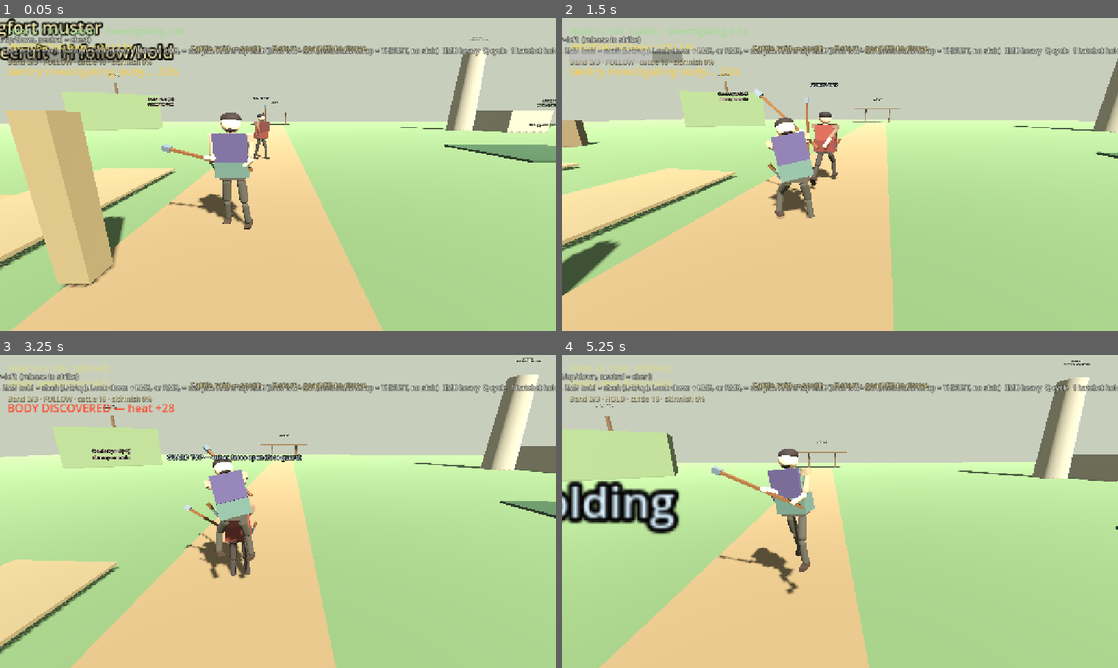
Above: before the commit, frames 1-4 (two rows, left to right).
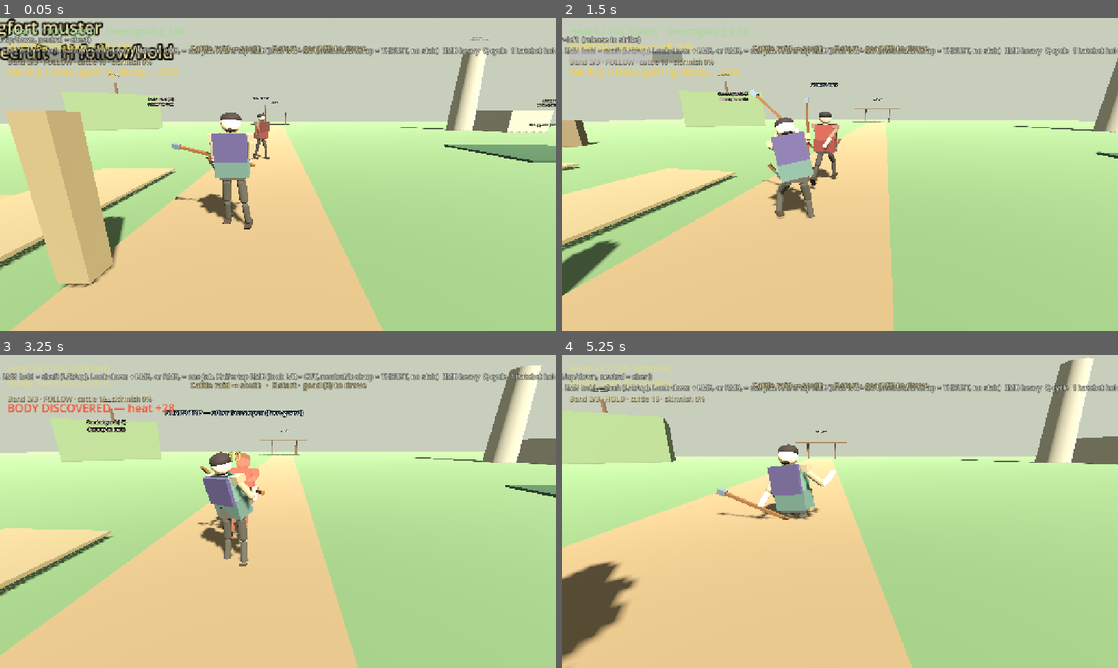
Above: after the commit, the same moments.

Repository: fortins4/devPlayground
Game: Godot game, scene res://scenes/main/main.tscn
Same seed, same stepped clock (60 frames per second), same inputs: the game is played once before the commit and once after it.
Inputs (mouse positions are in pixels of both pictures, inside the frame that each line leads up to):
- Up to frame 1 (0.05 s): no input
- Up to frame 2 (1.5 s): tap Enter at 0.5 s; move the mouse to (867, 174) at 0.52 s; hold Right mouse button (attack_heavy) 0.53-1.28 s; hold W (move_forward) from 0.53 s (still down); tap Space (jump) at 0.77 s; click (867, 174) at 0.8 s; move the mouse to (812, 174) at 1.27 s; click (812, 174) at 1.35 s
- Up to frame 3 (3.25 s): keep holding W (move_forward); tap Space (jump) at 1.52, 3.02 s; tap Shift (sprint) at 1.55 s; move the mouse to (289, 505) at 2.02 s; hold Shift (sprint) 2.03-2.78 s; right-click (289, 505) at 2.3 s; move the mouse to (272, 517) at 2.77 s; right-click (272, 517) at 2.85 s; click (272, 517) at 3.05 s
- Up to frame 4 (5.25 s): keep holding W (move_forward); move the mouse to (878, 514) at 3.52 s; press the mouse at (878, 514) at 3.53 s; tap Space (jump) at 3.77, 4.52 s; tap Shift (sprint) at 3.8 s; move the mouse to (795, 508) at 4.27 s; release the mouse at (795, 508) at 4.28 s; tap H (band_toggle) at 4.35 s; right-click (795, 508) at 4.55 s; move the mouse to (845, 511) at 5.02 s; hold Ctrl (crouch) from 5.03 s (still down)

The runs differ from the first frame. In frame 1, 0.5% of the frame differs, in the area x 29-46%, y 39-62%; in frame 2, 0.2%; in frame 3, 21%; in frame 4, 23%, in the area x 0-100%, y 0-100%.

Commit message:
charged-swing audit: shared shaft clearance solver, abort routing, jab_mirror reset, 0.18s attack buffer

Diff:
--- a/scripts/characters/player/player_controller.gd
+++ b/scripts/characters/player/player_controller.gd
@@ -160,6 +160,39 @@
 var _swing_strike_u: float = 0.5
 ## After a shaft swing the follow-through stays. Idle must not stand the stick up.
 var _goad_swing_held: bool = false
+## Seconds the current continuous swing tween runs (incl. settle). Probe / soak read.
+var _swing_arc_total: float = 0.0
+
+## Shaft clearance solver (one pass, last write before the grips). The whole
+## segment steps perpendicular to the wood toward the chest face, never along it.
+const SHAFT_CLEAR_SAMPLES := 24
+const SHAFT_CLEAR_MAX_PUSH := 0.16
+const SHAFT_CLEAR_STEP := 0.02
+const SHAFT_CLEAR_GRIP_REACH := 0.55
+const SHAFT_CLEAR_BOX_GROW := 0.04
+## A palm already past reach (authored early-arc) may drift this much further.
+const SHAFT_CLEAR_OFF_PALM_SLACK := 0.10
+## Fallback only (capped solve left hits): same perpendicular step, further,
+## as long as every palm on the wood stays on it.
+const SHAFT_CLEAR_FALLBACK_PUSH := 0.30
+## Charged side seat: grip mid this far in front of the chest (was 0.30 off the
+## root). Palm stations stay inside SHAFT_CLEAR_GRIP_REACH.
+const SEAT_SIDE_FORWARD := 0.38
+const SHAFT_CLEAR_MESHES := ["TorsoMesh", "TunicSkirt", "Cloak", "HeadMesh", "Belt", "HipsMesh"]
+var _clear_meshes: Array = []
+## Last solve: hits before / after, push metres, why it stopped. Soak / probe read.
+var _clear_last: Dictionary = {}
+var _clear_stats: Dictionary = {"calls": 0, "pushed": 0, "residual": 0, "reach_rejected": 0}
+
+## Attack input buffer. A press refused only because a swing is still live is
+## held for ATTACK_BUFFER_SEC and fired once the body is free. Never while Shift.
+const ATTACK_BUFFER_SEC := 0.18
+var _atk_buf_until: float = -1.0
+var _atk_buf_action: StringName = &""
+var _atk_buf_face: StringName = &""
+var _atk_buf_down: bool = false
+var _atk_buf_stats: Dictionary = {"armed": 0, "fired": 0, "discarded": 0, "expired": 0}
+var _atk_buf_last_fire_frame: int = -1
 ## While the goad guard is up, look offset is not decayed so a face stays put.
 ## Look face / strike cardinals share LOOK_AIM_DEADZONE + equal quadrants.
 
@@ -227,8 +260,13 @@
 
 	if event.is_action_pressed("jump"):
 		_jump_buffered = true
+	if event.is_action_pressed("sprint"):
+		_discard_attack_buffer(&"sprint")
+	if event.is_action_released("attack_light") or event.is_action_released("attack_heavy"):
+		_atk_buf_down = false
 
 	if combat == null or combat.is_dead:
+		_discard_attack_buffer(&"dead")
 		return
 	if dragging_body != null and is_instance_valid(dragging_body):
 		return
@@ -266,6 +304,7 @@
 
 
 func _physics_process(delta: float) -> void:
+	_tick_attack_buffer()
 	# Decay strike-aim unless a guard is up. A held face keeps the look that set it.
 	if combat == null or not combat.is_shaft_blocking:
 		_tool_aim_delta = _tool_aim_delta.move_toward(Vector2.ZERO, 150.0 * delta)
@@ -489,7 +528,7 @@
 		if _goad_release_live or _swing_arc_live:
 			return
 		if _arm_tween and _arm_tween.is_valid():
-			_arm_tween.kill()
+			_abort_goad_release_tween()
 		_guard_blend_active = false
 		_apply_tool_pose(ToolStrikePoses.tool_shaft_guard_pose(face))
 		_replay_guard_walk_legs()
@@ -524,7 +563,7 @@
 	if _goad_release_live or _swing_arc_live:
 		return
 	if _arm_tween and _arm_tween.is_valid():
-		_arm_tween.kill()
+		_abort_goad_release_tween()
 	if _torso_tween and _torso_tween.is_valid():
 		_torso_tween.kill()
 	_guard_blend_active = false
@@ -706,14 +745,18 @@
 		goad.rotation = Vector3.ZERO
 		shaft = goad
 	_bow_stow_off_the_head(shaft)
-	if _swing_arc_live and _swing_arc_interior:
-		# Face side, not the cloak. The sideways stow push leaves a
-		# horizontal shaft through the skull. This one walks it clear.
+	# Shared clearance solver (same as the swing). Charge plant grips are the
+	# spaced palm stations; guard blends grip the nearest point.
+	var charging_plant := combat != null and combat.is_charging and not combat.is_attacking
+	var stations := Vector2(0.14, 0.46) if charging_plant else Vector2(NAN, NAN)
+	_clear_shaft_node(shaft, stations, charging_plant and _is_top_goad_charge(_shaft_aim_axes()))
+	if _swing_arc_live and _swing_arc_interior and int(_clear_last.get("after", 0)) > 0:
+		# Fallback only: per-face bows when the solver could not clear.
 		_bow_swing_off_the_chest(shaft)
 		_pull_shaft_into_reach(shaft)
 		_bow_swing_clear_of_body(shaft)
 	# Charged wind-up: spaced palms. Guard look keeps nearest-point grip.
-	if combat and combat.is_charging and not combat.is_attacking:
+	if charging_plant:
 		_grip_shaft_at_y(shaft, "right_arm", "right_forearm", 0.14)
 		_grip_shaft_at_y(shaft, "left_arm", "left_forearm", 0.46)
 	else:
@@ -878,7 +921,7 @@
 	var goad := combat.current_weapon == CombatSystem.Weapon.GOAD
 	# Already looking down: one uncharged jab. Do not start a shaft charge.
 	if goad and _resolve_shaft_guard_face() == &"low":
-		_fire_goad_jab()
+		_fire_goad_jab(&"light")
 		return
 	if hatchet or goad:
 		# Goad keeps the look you already had; hatchet aim starts neutral (top).
@@ -888,15 +931,19 @@
 		if not combat.begin_charge():
 			_hatchet_charge_armed = false
 			var fallback := _resolve_tool_strike_direction() if goad else CombatSystem.StrikeDirection.TOP
-			combat.try_attack(&"light", fallback)
+			if not combat.try_attack(&"light", fallback):
+				_arm_attack_buffer(&"light", _resolve_look_face_from(_tool_aim_delta) if goad else &"chest")
 		else:
 			_apply_charge_direction_from_input()
 	else:
-		combat.try_attack(&"light", _resolve_tool_strike_direction())
+		var face := _resolve_look_face_from(_tool_aim_delta)
+		if not combat.try_attack(&"light", _resolve_tool_strike_direction()):
+			_arm_attack_buffer(&"light", face)
 		_tool_aim_delta = Vector2.ZERO
 
 
 func _release_hatchet_or_ignore() -> void:
+	_atk_buf_down = false
 	if combat == null:
 		return
 	if not _hatchet_charge_armed and not combat.is_charging:
@@ -917,16 +964,18 @@
 		return
 	# Goad RMB is the same uncharged point jab at any look. Not a heavy swing.
 	if combat.current_weapon == CombatSystem.Weapon.GOAD:
-		_fire_goad_jab()
+		_fire_goad_jab(&"heavy")
 		return
 	if combat.is_charging:
 		combat.cancel_charge()
 		_hatchet_charge_armed = false
-	combat.try_attack(&"heavy", _resolve_tool_strike_direction())
+	var face := _resolve_look_face_from(_tool_aim_delta)
+	if not combat.try_attack(&"heavy", _resolve_tool_strike_direction()):
+		_arm_attack_buffer(&"heavy", face)
 	_tool_aim_delta = Vector2.ZERO
 
 
-func _fire_goad_jab() -> void:
+func _fire_goad_jab(action: StringName = &"heavy") -> void:
 	## One uncharged point. Press only — the caller is an action press, so a
 	## held button does not charge or repeat. Look is left alone so the low
 	## guard can return after the jab.
@@ -937,7 +986,122 @@
 	if combat.is_charging:
 		combat.cancel_charge()
 		_hatchet_charge_armed = false
-	combat.try_attack(&"light", CombatSystem.StrikeDirection.BOTTOM)
+	if not combat.try_attack(&"light", CombatSystem.StrikeDirection.BOTTOM):
+		_arm_attack_buffer(action, &"low" if action == &"light" else _resolve_look_face_from(_tool_aim_delta))
+
+
+# --- Attack input buffer ---------------------------------------------------
+
+func _attack_swing_live() -> bool:
+	return combat != null and (combat.is_attacking or _goad_release_live)
+
+
+func _arm_attack_buffer(action: StringName, face: StringName) -> void:
+	## Only a press refused because the previous swing is still live. Not while
+	## sprinting or with Shift held. A newer press replaces the older one.
+	if combat == null or combat.is_dead or is_mounted or is_dragging():
+		return
+	if _sprinting or Input.is_action_pressed("sprint"):
+		return
+	if not _attack_swing_live():
+		return
+	_atk_buf_until = _now_sec() + ATTACK_BUFFER_SEC
+	_atk_buf_action = action
+	_atk_buf_face = face
+	_atk_buf_down = true
+	_atk_buf_stats["armed"] = int(_atk_buf_stats["armed"]) + 1
+
+
+func _discard_attack_buffer(reason: StringName = &"") -> void:
+	if _atk_buf_until < 0.0:
+		return
+	_atk_buf_until = -1.0
+	_atk_buf_action = &""
+	_atk_buf_face = &""
+	if reason == &"timeout":
+		_atk_buf_stats["expired"] = int(_atk_buf_stats["expired"]) + 1
+	else:
+		_atk_buf_stats["discarded"] = int(_atk_buf_stats["discarded"]) + 1
+
+
+func has_buffered_attack() -> bool:
+	return _atk_buf_until >= 0.0
+
+
+func _now_sec() -> float:
+	# Physics time, not wall time: the window must not shrink under frame catch-up.
+	return float(Engine.get_physics_frames()) / float(maxi(Engine.physics_ticks_per_second, 1))
+
+
+func _tick_attack_buffer() -> void:
+	## Top of _physics_process. Fires once neither the combat swing nor the
+	## goad release is live and recovery is (nearly) spent.
+	if _atk_buf_until < 0.0:
+		return
+	if combat == null or combat.is_dead:
+		_discard_attack_buffer(&"dead")
+		return
+	if is_mounted:
+		_discard_attack_buffer(&"mount")
+		return
+	if is_dragging():
+		_discard_attack_buffer(&"drag")
+		return
+	if _sprinting or Input.is_action_pressed("sprint"):
+		_discard_attack_buffer(&"sprint")
+		return
+	if combat.is_attacking or _goad_release_live or _swing_arc_live or combat.attack_recovery_left > 0.05:
+		if _now_sec() > _atk_buf_until:
+			_discard_attack_buffer(&"timeout")
+		return
+	if combat.is_charging:
+		# A fresh press already started a charge in the settle tail.
+		_discard_attack_buffer(&"superseded")
+		return
+	var action := _atk_buf_action
+	var face := _atk_buf_face
+	var held := _atk_buf_down
+	_atk_buf_until = -1.0
+	_atk_buf_action = &""
+	_atk_buf_face = &""
+	_atk_buf_stats["fired"] = int(_atk_buf_stats["fired"]) + 1
+	_atk_buf_last_fire_frame = Engine.get_physics_frames()
+	_fire_buffered_attack(action, face, held)
+
+
+func _aim_delta_for_look_face(face: StringName) -> Vector2:
+	match face:
+		&"left":
+			return Vector2(-48.0, 0.0)
+		&"right":
+			return Vector2(48.0, 0.0)
+		&"high":
+			return Vector2(0.0, -48.0)
+		&"low":
+			return Vector2(0.0, 48.0)
+	return Vector2.ZERO
+
+
+func _fire_buffered_attack(action: StringName, face: StringName, held: bool) -> void:
+	## Resolve from the face captured at the press, not the look now.
+	var goad := combat.current_weapon == CombatSystem.Weapon.GOAD
+	var hatchet := combat.current_weapon == CombatSystem.Weapon.HATCHET and combat.enable_directional_hatchet
+	if goad and (action == &"heavy" or action == &"jab" or face == &"low"):
+		combat.try_attack(&"light", CombatSystem.StrikeDirection.BOTTOM)
+		return
+	if goad or hatchet:
+		if held:
+			_charge_aim_delta = _aim_delta_for_look_face(face) if goad else Vector2.ZERO
+			_charge_look_face = face if goad else &"chest"
+			_hatchet_charge_armed = true
+			if combat.begin_charge():
+				_apply_charge_direction_from_input()
+				return
+			_hatchet_charge_armed = false
+		var dir := _strike_direction_for_look_face(face) if goad else CombatSystem.StrikeDirection.TOP
+		combat.try_attack(&"light", dir)
+		return
+	combat.try_attack(action if action == &"heavy" else &"light", _strike_direction_for_look_face(face))
 
 
 func _resolve_tool_strike_direction() -> CombatSystem.StrikeDirection:
@@ -966,7 +1130,7 @@
 		_apply_goad_charge_pose(ratio, direction)
 		return
 	if _arm_tween and _arm_tween.is_valid():
-		_arm_tween.kill()
+		_abort_goad_release_tween()
 	if _torso_tween and _torso_tween.is_valid():
 		_torso_tween.kill()
 	var dir_enum := CombatSystem.StrikeDirection.TOP
@@ -997,7 +1161,7 @@
 	if combat and combat.is_attacking:
 		return
 	if _arm_tween and _arm_tween.is_valid():
-		_arm_tween.kill()
+		_abort_goad_release_tween()
 	if _torso_tween and _torso_tween.is_valid():
 		_torso_tween.kill()
 	_guard_blend_active = false
@@ -1122,6 +1286,10 @@
 
 
 func _on_weapon_changed(weapon: StringName) -> void:
+	# A swap in the goad settle tail (is_attacking already false) left the arc
+	# tween writing the old shaft, and a later bare kill stuck its flags.
+	_abort_goad_release_tween()
+	_discard_attack_buffer(&"weapon")
 	_tool_pose_active = false
 	# Unarmed stow keeps the goad idle so the hands can carry it back.
 	# Clearing here would drop the arms for a frame before the ease.
@@ -1215,7 +1383,7 @@
 				torso_follow = Vector3(deg_to_rad(28.0 if heavy else 16.0), deg_to_rad(8.0), 0.0)
 
 	if _arm_tween and _arm_tween.is_valid():
-		_arm_tween.kill()
+		_abort_goad_release_tween()
 	if _torso_tween and _torso_tween.is_valid():
 		_torso_tween.kill()
 
@@ -1347,7 +1515,7 @@
 	var pose_idle: Dictionary = ToolStrikePoses.tool_idle_pose(weapon_id)
 	var phases: Dictionary = combat.swing_phase_durations(kind, windup, active, recovery)
 	if _arm_tween and _arm_tween.is_valid():
-		_arm_tween.kill()
+		_abort_goad_release_tween()
 	if _torso_tween and _torso_tween.is_valid():
 		_torso_tween.kill()
 	# Release continues from the live aim. Heavy hold drives into the strike.
@@ -1474,8 +1642,11 @@
 		_swing_keys_butt.append(pair[0])
 		_swing_keys_tip.append(pair[1])
 		_swing_key_u.append(float(marks[i]))
+	# Bare kill on purpose: _play_goad_release already aborted the previous
+	# release and has just armed this one's flags; abort would clear them.
 	if _arm_tween and _arm_tween.is_valid():
 		_arm_tween.kill()
+	_swing_arc_total = total
 	_arm_tween = create_tween()
 	# Survive process-mode blips while sprinting out of the swing.
 	_arm_tween.set_process_mode(Tween.TWEEN_PROCESS_PHYSICS)
@@ -1978,7 +2149,12 @@
 	if axis.length_squared() < 0.0001:
 		return [butt_w, tip_w]
 	axis = axis.normalized()
+	# In front of the CHEST, not the root. A charged swing yaws the chest far
+	# off the start frame; a root-forward offset landed the butt in the waist.
 	var face := -_swing_frame.basis.z
+	var torso_j := locomotion.get_joint("torso") as Node3D
+	if torso_j:
+		face = -torso_j.global_transform.basis.z
 	face.y = 0.0
 	if face.length_squared() < 0.0001:
 		face = Vector3(0.0, 0.0, -1.0)
@@ -1988,7 +2164,7 @@
 	var l_sh: Vector3 = left_arm.global_position
 	var mid_sh: Vector3 = (r_sh + l_sh) * 0.5
 	var swing_mid_y := (butt_w.y + tip_w.y) * 0.5
-	var grip_mid: Vector3 = mid_sh + face * 0.30
+	var grip_mid: Vector3 = mid_sh + face * SEAT_SIDE_FORWARD
 	grip_mid.y = clampf(swing_mid_y, mid_sh.y - 0.10, mid_sh.y + 0.40)
 	var spacing := 0.36
 	var right_pt: Vector3 = grip_mid - axis * (spacing * 0.5)
@@ -1997,9 +2173,216 @@
 	return [butt_w, tip_w]
 
 
+func _shaft_point_in_body(p: Vector3, torso: Node3D, head: Node3D) -> bool:
+	## Same body the captures score: ToolStrikePoses._point_in_body plus the
+	## torso / skirt / cloak / head / belt / hips mesh boxes, grown a little.
+	if ToolStrikePoses._point_in_body(p, torso, head, locomotion):
+		return true
+	if _clear_meshes.is_empty() or not is_instance_valid(_clear_meshes[0]):
+		_clear_meshes = []
+		for mn in SHAFT_CLEAR_MESHES:
+			var m := find_child(mn, true, false) as MeshInstance3D
+			if m:
+				_clear_meshes.append(m)
+	for m in _clear_meshes:
+		var mi := m as MeshInstance3D
+		if mi == null or not is_instance_valid(mi):
+			continue
+		if mi.get_aabb().grow(SHAFT_CLEAR_BOX_GROW).has_point(mi.global_transform.affine_inverse() * p):
+			return true
+	return false
+
+
+func _shaft_body_hits(butt_w: Vector3, tip_w: Vector3, torso: Node3D, head: Node3D) -> int:
+	var n := 0
+	for i in SHAFT_CLEAR_SAMPLES:
+		if _shaft_point_in_body(butt_w.lerp(tip_w, float(i) / float(SHAFT_CLEAR_SAMPLES - 1)), torso, head):
+			n += 1
+	return n
+
+
+func _shaft_grip_dists(butt_w: Vector3, tip_w: Vector3, stations: Vector2) -> Vector2:
+	## Shoulder → palm distance, right / left. stations = goad-local Y of the
+	## palm (origin = butt + 0.255 along the wood); NAN = nearest point.
+	var axis := (tip_w - butt_w).normalized()
+	var origin := butt_w + axis * 0.255
+	var ys := [stations.x, stations.y]
+	var arms := ["right_arm", "left_arm"]
+	var out := Vector2.ZERO
+	for k in 2:
+		var arm := locomotion.get_joint(arms[k]) as Node3D
+		if arm == null:
+			continue
+		var sh: Vector3 = arm.global_position
+		var grip: Vector3
+		if is_nan(float(ys[k])):
+			grip = butt_w + axis * clampf((sh - butt_w).dot(axis), 0.0, 1.30)
+		else:
+			grip = origin + axis * float(ys[k])
+		out[k] = sh.distance_to(grip)
+	return out
+
+
+func _shaft_on_palms_stay(butt_w: Vector3, tip_w: Vector3, stations: Vector2, base: Vector2) -> bool:
+	## Fallback rule: every palm that is on the wood (<= reach) stays on it.
+	## A palm already off the wood is not "taken off" by moving the line.
+	var d := _shaft_grip_dists(butt_w, tip_w, stations)
+	for k in 2:
+		if base[k] <= SHAFT_CLEAR_GRIP_REACH and d[k] > SHAFT_CLEAR_GRIP_REACH:
+			return false
+	return true
+
+
+func _shaft_grips_in_reach(butt_w: Vector3, tip_w: Vector3, stations: Vector2, base: Vector2) -> bool:
+	## Both hands stay on: a palm within SHAFT_CLEAR_GRIP_REACH must stay
+	## within it. A palm already past it (authored early-arc left station)
+	## may drift at most SHAFT_CLEAR_OFF_PALM_SLACK further.
+	var d := _shaft_grip_dists(butt_w, tip_w, stations)
+	for k in 2:
+		var limit := SHAFT_CLEAR_GRIP_REACH if base[k] <= SHAFT_CLEAR_GRIP_REACH else base[k] + SHAFT_CLEAR_OFF_PALM_SLACK
+		if d[k] > limit:
+			return false
+	return true
+
+
+func _solve_shaft_clearance(butt_w: Vector3, tip_w: Vector3, stations: Vector2, keep_high_y: bool) -> Array:
+	## ONE clearance pass for swing, charge plant and guard seat. Samples the
+	## 1.30 m wood; if any sample is in the body, the WHOLE segment steps
+	## perpendicular to the shaft toward the chest face (flattened torso -Z),
+	## never along the wood. Smallest push that clears wins; capped at
+	## SHAFT_CLEAR_MAX_PUSH; any push that takes a palm out of reach is rejected.
+	## keep_high_y: overhead chop keeps its high end's height (no vertical push).
+	_clear_stats["calls"] = int(_clear_stats["calls"]) + 1
+	if locomotion == null:
+		return [butt_w, tip_w]
+	var torso := locomotion.get_joint("torso") as Node3D
+	var head := locomotion.get_joint("head") as Node3D
+	if torso == null or head == null:
+		return [butt_w, tip_w]
+	var axis := tip_w - butt_w
+	if axis.length_squared() < 0.0001:
+		return [butt_w, tip_w]
+	axis = axis.normalized()
+	var h0 := _shaft_body_hits(butt_w, tip_w, torso, head)
+	_clear_last = {"before": h0, "after": h0, "push": 0.0, "why": "clear"}
+	if h0 == 0:
+		return [butt_w, tip_w]
+	var face := -torso.global_transform.basis.z
+	face.y = 0.0
+	if face.length_squared() < 0.0001:
+		face = -global_transform.basis.z
+		face.y = 0.0
+	face = face.normalized() if face.length_squared() > 0.0001 else Vector3(0.0, 0.0, -1.0)
+	var dir := face - axis * axis.dot(face)
+	if keep_high_y:
+		dir.y = 0.0
+	if dir.length() < 0.2:
+		# Wood points at the face: "toward the face" would be along the wood.
+		# Step sideways instead, perpendicular to the wood, away from the body
+		# centre on the side the hit samples already lean to.
+		var side := torso.global_transform.basis.x
+		side.y = 0.0
+		side = side - axis * axis.dot(side)
+		if side.length() < 0.2:
+			_clear_last["why"] = "axis_degenerate"
+			_clear_stats["residual"] = int(_clear_stats["residual"]) + 1
+			return [butt_w, tip_w]
+		side = side.normalized()
+		var lean := 0.0
+		for i in SHAFT_CLEAR_SAMPLES:
+			var q := butt_w.lerp(tip_w, float(i) / float(SHAFT_CLEAR_SAMPLES - 1))
+			if _shaft_point_in_body(q, torso, head):
+				lean += (q - head.global_position).dot(side)
+		dir = side if lean >= 0.0 else -side
+		_clear_stats["sideways"] = int(_clear_stats.get("sideways", 0)) + 1
+	dir = dir.normalized()
+	var best_s := 0.0
+	var best_h := h0
+	var rejected := false
+	var base := _shaft_grip_dists(butt_w, tip_w, stations)
+	var steps := int(round(SHAFT_CLEAR_MAX_PUSH / SHAFT_CLEAR_STEP))
+	for k in range(1, steps + 1):
+		var d := dir * (SHAFT_CLEAR_STEP * float(k))
+		if not _shaft_grips_in_reach(butt_w + d, tip_w + d, stations, base):
+			rejected = true
+			break
+		var h := _shaft_body_hits(butt_w + d, tip_w + d, torso, head)
+		if h < best_h:
+			best_h = h
+			best_s = SHAFT_CLEAR_STEP * float(k)
+		if h == 0:
+			break
+	if rejected:
+		_clear_stats["reach_rejected"] = int(_clear_stats["reach_rejected"]) + 1
+	if best_h > 0:
+		# Fallback: keep stepping the same way past the cap. Accept the first
+		# clear step whose on-wood palms all stay on; otherwise keep the best.
+		var fb_steps := int(round(SHAFT_CLEAR_FALLBACK_PUSH / SHAFT_CLEAR_STEP))
+		for k in range(steps + 1, fb_steps + 1):
+			var sk := SHAFT_CLEAR_STEP * float(k)
+			var dk := dir * sk
+			if not _shaft_on_palms_stay(butt_w + dk, tip_w + dk, stations, base):
+				break
+			var hk := _shaft_body_hits(butt_w + dk, tip_w + dk, torso, head)
+			if hk < best_h:
+				best_h = hk
+				best_s = sk
+				_clear_stats["fallback_push"] = int(_clear_stats.get("fallback_push", 0)) + 1
+			if hk == 0:
+				break
+	if best_s > 0.0:
+		_clear_stats["pushed"] = int(_clear_stats["pushed"]) + 1
+		butt_w += dir * best_s
+		tip_w += dir * best_s
+	if best_h > 0:
+		_clear_stats["residual"] = int(_clear_stats["residual"]) + 1
+	_clear_last = {"before": h0, "after": best_h, "push": best_s, "why": "reach" if rejected and best_h > 0 else ("cap" if best_h > 0 else "pushed")}
+	return [butt_w, tip_w]
+
+
+func _clear_shaft_node(shaft: Node3D, stations: Vector2, keep_high_y: bool, mover: Node3D = null) -> bool:
+	## Node form of the same solver (charge plant / guard seat). Moves `mover`
+	## (default the shaft) by the solved offset. Returns true if it moved.
+	if shaft == null:
+		return false
+	var butt := shaft.to_global(Vector3(0.0, -0.255, 0.0))
+	var tip := shaft.to_global(Vector3(0.0, 1.045, 0.0))
+	var solved: Array = _solve_shaft_clearance(butt, tip, stations, keep_high_y)
+	var delta: Vector3 = (solved[0] as Vector3) - butt
+	if delta.length_squared() < 1e-8:
+		return false
+	var target := mover if mover else shaft
+	target.global_position += delta
+	return true
+
+
 func _place_continuous_shaft(butt_w: Vector3, tip_w: Vector3) -> Node3D:
 	if weapon_visual == null:
 		return null
+	# Clearance is the LAST write on the line. Jab rides its authored flank.
+	var jabbing := absf(_swing_arc_aim.x) < 0.05 and _swing_arc_aim.y > 0.5
+	if not jabbing:
+		var overhead := absf(_swing_arc_aim.x) < 0.05 and _swing_arc_aim.y < -0.5
+		var stations := Vector2(0.14, 0.46)
+		var base := _shaft_grip_dists(butt_w, tip_w, stations)
+		var solved: Array = _solve_shaft_clearance(butt_w, tip_w, stations, overhead)
+		butt_w = solved[0]
+		tip_w = solved[1]
+		var left_hits := int(_clear_last.get("after", 0))
+		if left_hits > 0 and not overhead and locomotion:
+			# Fallback only: the per-face slide (bigger reach) when the capped
+			# solve cannot clear. Kept only if it clears more and no palm that
+			# was on the wood comes off it.
+			var torso := locomotion.get_joint("torso") as Node3D
+			var head := locomotion.get_joint("head") as Node3D
+			var slid: Array = _slide_line_off_body(butt_w, tip_w)
+			var sh := _shaft_body_hits(slid[0], slid[1], torso, head)
+			if sh < left_hits and _shaft_on_palms_stay(slid[0], slid[1], stations, base):
+				butt_w = slid[0]
+				tip_w = slid[1]
+				_clear_last["after"] = sh
+				_clear_last["why"] = "fallback_slide"
+				_clear_stats["fallback"] = int(_clear_stats.get("fallback", 0)) + 1
 	var axis := tip_w - butt_w
 	if axis.length_squared() < 0.0001:
 		return weapon_visual.get_node_or_null("Goad") as Node3D
@@ -2039,6 +2422,7 @@
 	_swing_arc_interior = false
 	_shaft_xf_blend = false
 	_goad_release_live = false
+	_jab_mirror = false
 	_tool_root_drop = 0.0
 	_goad_grip_slide = 0.0
 	if locomotion:
@@ -2359,7 +2743,7 @@
 	var pose_hurt: Dictionary = ToolStrikePoses.tool_hurt_flinch_pose(weapon_id)
 	var start_pose: Dictionary = _current_tool_pose(pose_idle)
 	if _arm_tween and _arm_tween.is_valid():
-		_arm_tween.kill()
+		_abort_goad_release_tween()
 	if _torso_tween and _torso_tween.is_valid():
 		_torso_tween.kill()
 	_hurt_reacting = true
@@ -2414,7 +2798,7 @@
 
 func _on_died(_victim: Node) -> void:
 	# Keep camera; player ragdoll deferred — just stop combat inputs via combat.is_dead
-	pass
+	_discard_attack_buffer(&"dead")
 
 
 
@@ -2498,6 +2882,12 @@
 			_plant_shaft_between(_charge_from_xf, _shaft_to_xf, ToolStrikePoses._charge_blend(combat.charge_ratio))
 		else:
 			ToolStrikePoses.seat_goad_off_hand(locomotion, weapon_visual)
+			# Shared clearance solver on the seated guard. A no-op when the seat
+			# is already clear; if it moves, both palms re-take the wood.
+			var seated := weapon_visual.get_node_or_null("Goad") as Node3D
+			if seated and _clear_shaft_node(seated, Vector2(NAN, NAN), false, weapon_visual):
+				_grip_shaft_with(seated, "right_arm", "right_forearm", 0.30)
+				_grip_shaft_with(seated, "left_arm", "left_forearm", 0.24)
 	# Keep combat idle rest in sync while not charging so recovery returns to grip.
 	# Not the in-between draw pose — recovery must come back to the landed hold.
 	if combat and not combat.is_charging and not combat.is_attacking and not drawing:
@@ -2986,6 +3376,7 @@
 func begin_drag(body: Node3D) -> void:
 	if body == null or is_mounted:
 		return
+	_discard_attack_buffer(&"drag")
 	dragging_body = body
 
 
@@ -3019,6 +3410,7 @@
 	# Drop any corpse drag before seating.
 	if is_dragging():
 		end_drag()
+	_discard_attack_buffer(&"mount")
 	is_mounted = true
 	mounted_horse = horse
 	is_crouching = false
